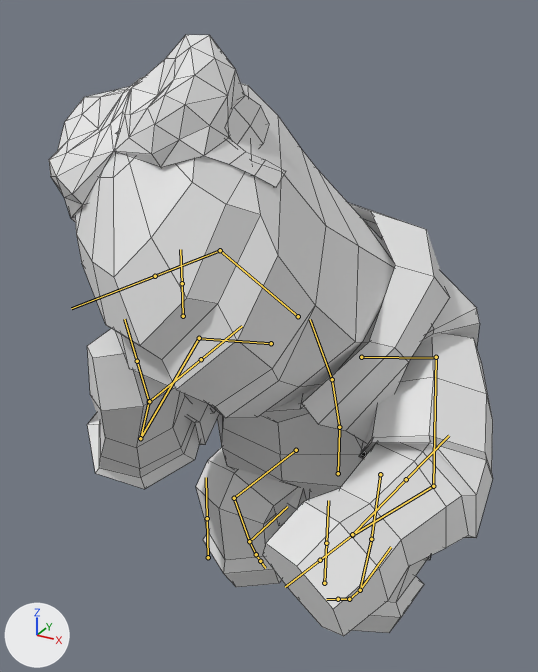
The FBX model Assets/Models/fatman@sit.fbx as it was, and as the next commit left it.
The view is the same before and after, from a camera (50 mm lens) standing at (1.22, -2.91, 2.84) and looking at (-0.11, -0.5, 1.63). Arrows for +X, +Y and +Z are at lower left; the lights stay in place. Both versions are drawn at frame 61 of the action 'fatmanSkeleton|fatmanSkeletonAction.001'; the numbers are the values there. The bones that bend it are drawn over the model as lines. Mesh edges are drawn as thin lines.

The first picture shows 'fatman'.
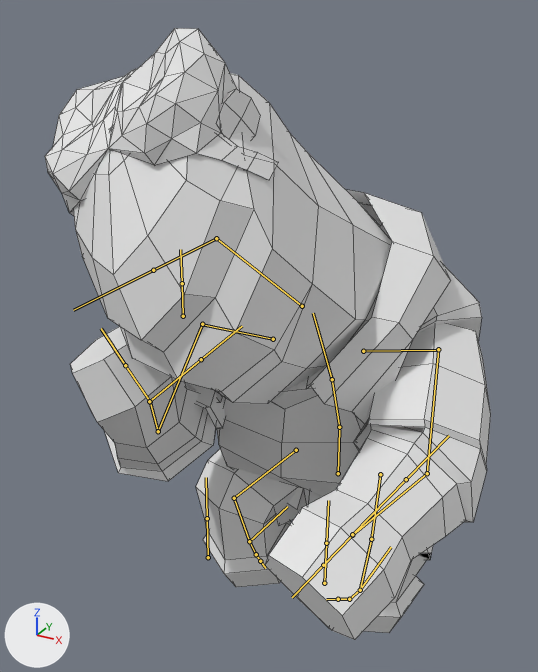
Commit message: fatman sit anim

Location of each change, (x1, y1, x2, y2) in pixels of the pictures (538 x 672 px):
'fatman', posed
    before: (49, 35, 493, 636)
    after: (45, 28, 491, 640)
bone 'chest', root to tip
    before: (332, 379) to (310, 319)
    after: (332, 379) to (313, 313)
bone 'neck', root to tip
    before: (298, 316) to (220, 250)
    after: (302, 306) to (216, 238)
bone 'head', root to tip
    before: (220, 250) to (155, 276)
    after: (216, 238) to (153, 270)
bone 'upper_arm.L', root to tip
    before: (436, 357) to (433, 486)
    after: (438, 349) to (427, 473)
bone 'forearm.L', root to tip
    before: (433, 486) to (352, 535)
    after: (427, 473) to (352, 535)
bone 'shoulder.R', root to tip
    before: (271, 343) to (199, 338)
    after: (273, 339) to (202, 324)
bone 'upper_arm.R', root to tip
    before: (199, 338) to (140, 438)
    after: (202, 324) to (158, 431)
bone 'forearm.R', root to tip
    before: (140, 438) to (149, 401)
    after: (158, 431) to (150, 401)
bone 'hand.R', root to tip
    before: (149, 401) to (137, 361)
    after: (150, 401) to (125, 365)

The edits, one by one:
Bone 'chest' (bone_chest) turns from (16, 6, 3) to (10, 7, 3) degrees about its own x, y and z.
Bone 'neck' (bone_neck) turns from (9, 5, 6) to (14, 8, 11) degrees about its own x, y and z.
Bone 'head' (bone_head) turns from (-1, 13, 2) to (4, 6, 4) degrees about its own x, y and z.
Bone 'upper_arm.L' (bone_upper_arm_l) turns from (80, 2, -19) to (82, 6, -19) degrees about its own x, y and z.
Bone 'forearm.L' (bone_forearm_l) turns from (39, -4, 12) to (28, -2, 9) degrees about its own x, y and z.
Bone 'shoulder.R' (bone_shoulder_r) turns from (12, 0, 25) to (18, 0, 23) degrees about its own x, y and z.
Bone 'upper_arm.R' (bone_upper_arm_r) turns from (73, 16, 42) to (73, 4, 57) degrees about its own x, y and z.
Bone 'forearm.R' (bone_forearm_r) turns from (75, 14, -19) to (71, 13, -18) degrees about its own x, y and z.
Bone 'hand.R' (bone_hand_r) turns from (-52, 4, -31) to (-61, 4, -31) degrees about its own x, y and z.
